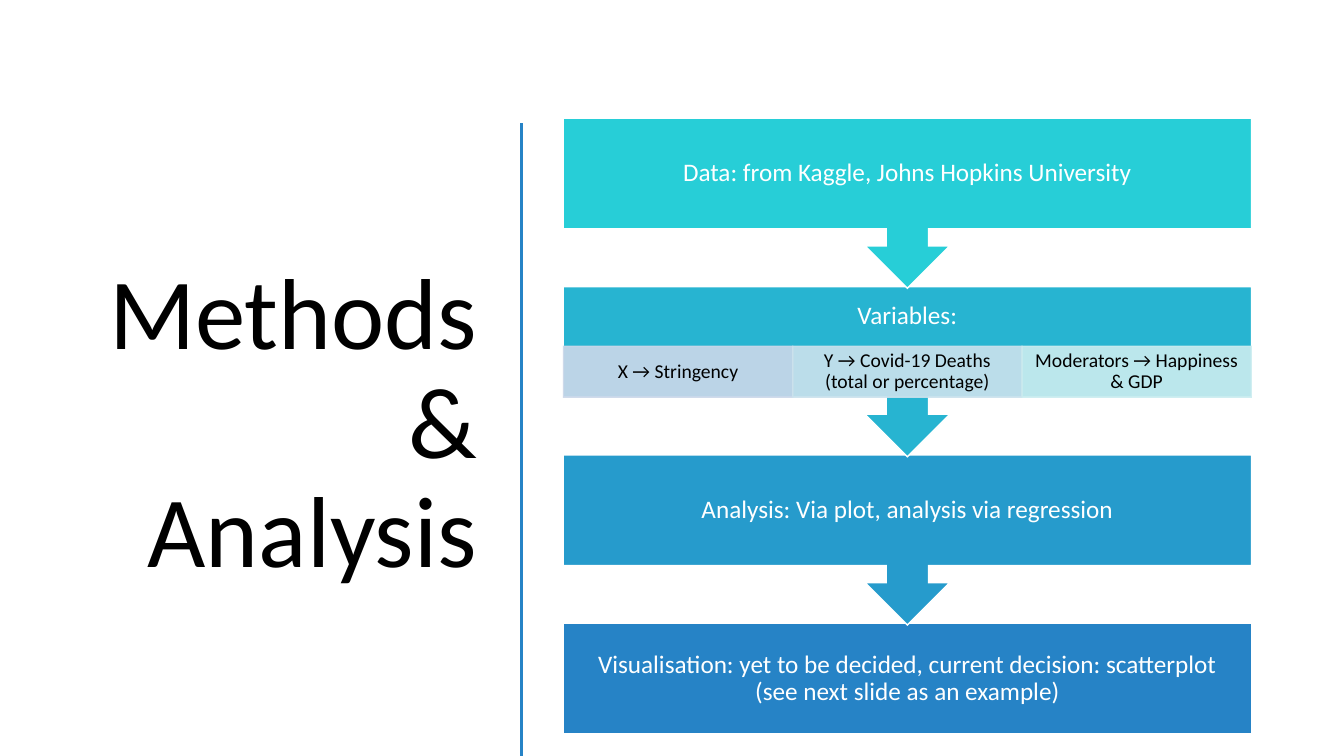
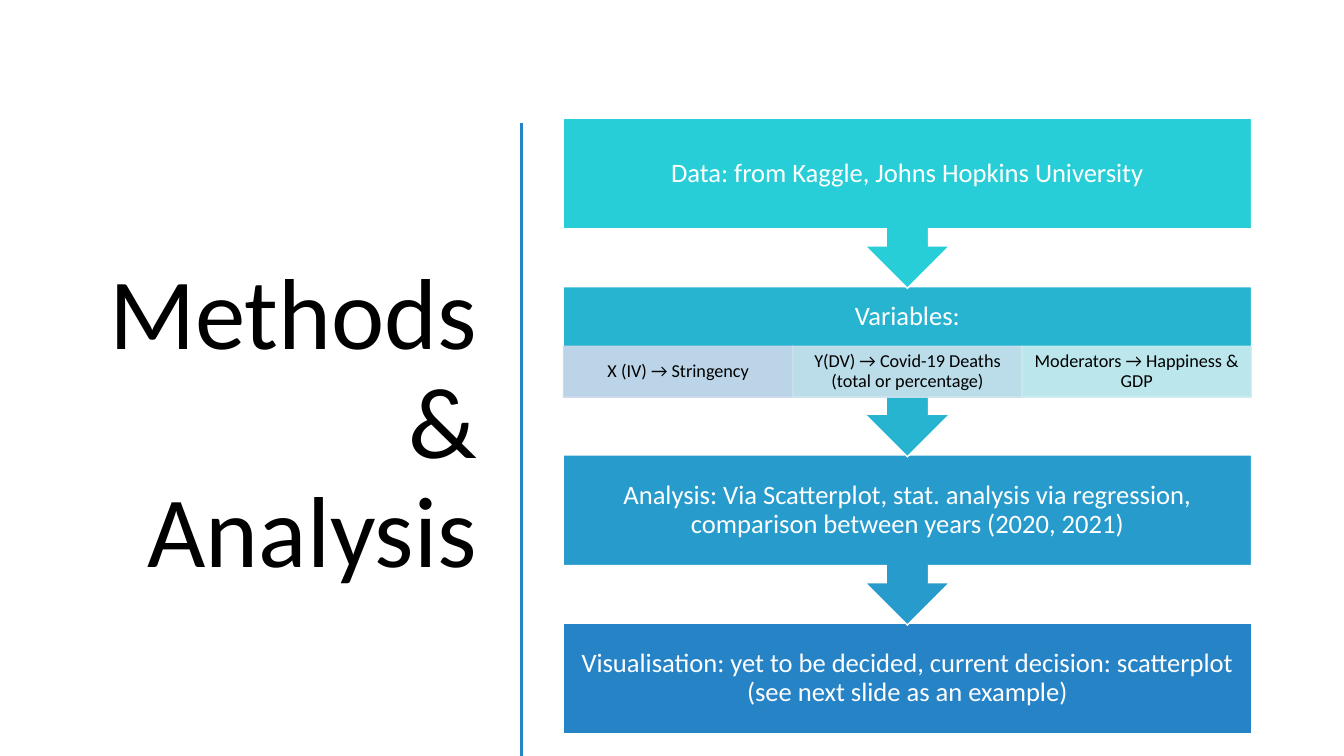
Before and after one commit to BenStrusch/data_group_snb, a slide deck: slide 2 of R.jpeg_with_methods.pptx. Drawn at 1344x756 pixels with LibreOffice and Linux fonts; fonts in the diff are those of the drawing. Boxes give left, top, right and bottom in pixels: in the first picture for what was removed or moved away, otherwise in the second. Text is boxed around its words. In the diff, an @@ line names an element or a change of style, - is before the commit and + after.

```diff
--- a/R.jpeg_with_methods.pptx
+++ b/R.jpeg_with_methods.pptx
@@ size 18 to 19 pt in 3 elements at box(582, 653, 1233, 706), box(855, 306, 960, 325), box(671, 163, 1143, 187) @@
@@ text at box(814, 354, 1000, 390): text changed; size 14 to 13 pt @@
-Y → Covid-19 Deaths (total or percentage)
+Y(DV) → Covid-19 Deaths (total or percentage)
@@ text "Moderators → Happiness & GDP" at box(1035, 354, 1222, 387): size 14 to 13 pt @@
@@ text at box(607, 364, 749, 380): text changed; size 14 to 13 pt @@
-X → Stringency
+X (IV) → Stringency
@@ text at box(623, 485, 1191, 538): text changed; size 18 to 19 pt @@
-Analysis: Via plot, analysis via regression
+Analysis: Via Scatterplot, stat. analysis via regression, comparison between years (2020, 2021)
```
Also in this commit, not shown: 1 other slide changed, 1 slide added.
